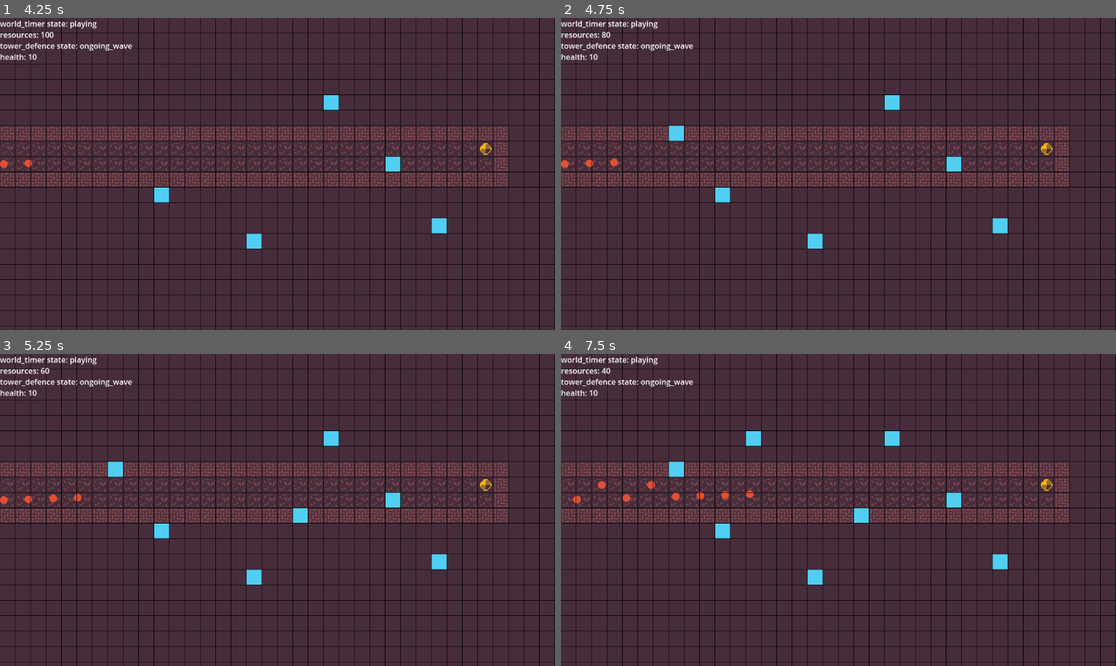
Above: before the commit, frames 1-4 (two rows, left to right).
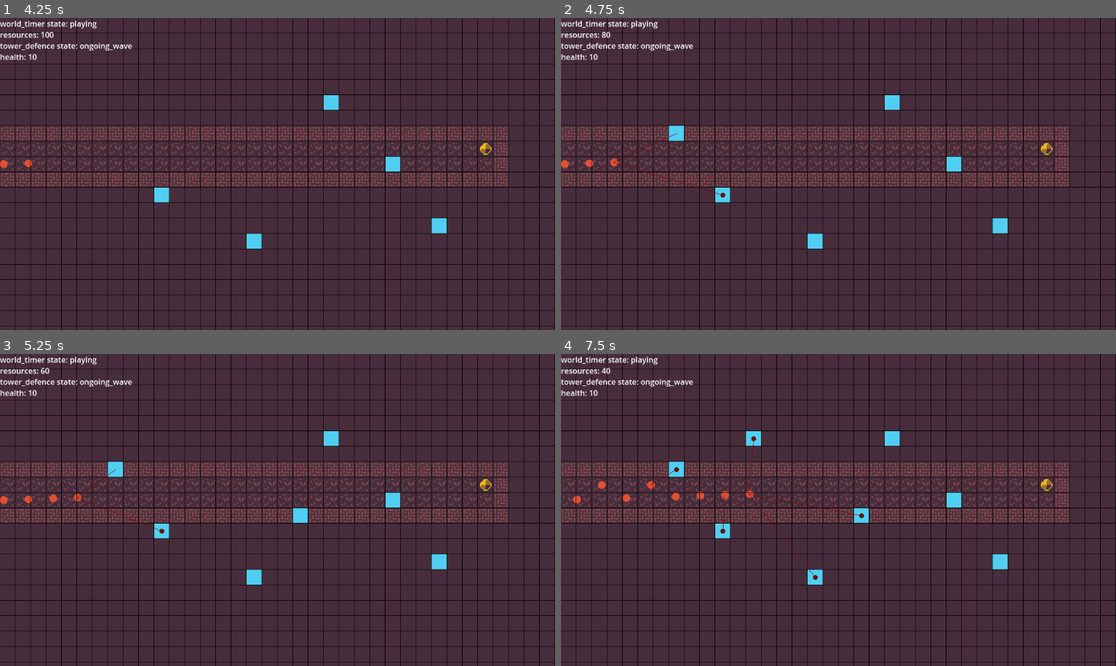
Above: after the commit, the same moments.

Repository: JeppeLindberg/Factory_tower_defence
Game: Godot game, scene res://scenes/main_scene.tscn
The game is run twice, just before and just after one commit, with the same random seed, the same clock (stepped at 60 frames per second) and the same inputs.
Inputs (mouse positions are in pixels of both pictures, inside the frame that each line leads up to):
- Up to frame 1 (4.25 s): tap Enter at 0.5, 2, 3.5 s; move the mouse to (399, 158) at 0.52 s; click (399, 158) at 0.67 s; tap Space (pause_play) at 1.25, 2.75 s; move the mouse to (166, 189) at 1.27 s; click (166, 189) at 1.42 s; move the mouse to (333, 105) at 2.02 s; click (333, 105) at 2.17 s; move the mouse to (249, 236) at 2.77 s; click (249, 236) at 2.92 s; move the mouse to (444, 220) at 3.52 s; click (444, 220) at 3.67 s
- Up to frame 2 (4.75 s): move the mouse to (672, 127) at 4.27 s; click (672, 127) at 4.42 s
- Up to frame 3 (5.25 s): move the mouse to (305, 510) at 5.02 s; click (305, 510) at 5.17 s
- Up to frame 4 (7.5 s): move the mouse to (755, 432) at 5.77 s; click (755, 432) at 5.92 s; move the mouse to (960, 494) at 6.52 s; click (960, 494) at 6.67 s; move the mouse to (727, 525) at 7.27 s; click (727, 525) at 7.42 s

Frame 1 is identical in both runs. In frame 2, less than 0.1% of the frame differs, in the area x 9-30%, y 36-58%; in frame 3, less than 0.1%; in frame 4, 0.2%, in the area x 16-55%, y 26-73%.

Commit message:
progress

Diff:
--- /dev/null
+++ b/prefabs/basic_bullet.tscn
@@ -0,0 +1,22 @@
+[gd_scene load_steps=4 format=3 uid="uid://cbei2434n8f0r"]
+
+[ext_resource type="Texture2D" uid="uid://dc54td07xf7xq" path="res://sprites/basic_round.png" id="1_23880"]
+[ext_resource type="Script" path="res://scripts/bullet.gd" id="1_y2xhi"]
+
+[sub_resource type="CircleShape2D" id="CircleShape2D_uhkbn"]
+radius = 5.38516
+
+[node name="basic_bullet" type="Area2D"]
+script = ExtResource("1_y2xhi")
+speed = 10000.0
+damage = 1.0
+
+[node name="sprite" type="Sprite2D" parent="."]
+modulate = Color(0.364706, 0.0941176, 0.0392157, 1)
+scale = Vector2(0.1, 0.1)
+texture = ExtResource("1_23880")
+
+[node name="collider" type="CollisionShape2D" parent="."]
+shape = SubResource("CircleShape2D_uhkbn")
+
+[connection signal="area_entered" from="." to="." method="_on_area_entered"]
--- a/prefabs/buildings/towers/javelin_shooter.tscn
+++ b/prefabs/buildings/towers/javelin_shooter.tscn
@@ -13,6 +13,7 @@
 
 [node name="generic_tower" type="Node2D" parent="."]
 script = ExtResource("1_bppie")
+bullet_path = "res://prefabs/basic_bullet.tscn"
 
 [node name="javelin_shooter" type="Node2D" parent="generic_tower"]
 script = ExtResource("2_lrfc8")
@@ -30,3 +31,5 @@
 
 [node name="collision" type="CollisionShape2D" parent="range"]
 shape = SubResource("CircleShape2D_60yd6")
+
+[node name="bullet_container" type="Node2D" parent="."]
--- a/scripts/buildings/generic_tower.gd
+++ b/scripts/buildings/generic_tower.gd
@@ -2,12 +2,15 @@
 
 var _scene_paths := preload("res://scripts/library/scene_paths.gd").new()
 var _groups := preload("res://scripts/library/groups.gd").new()
+
+@export var bullet_path: String
 
 var _root_node
 var _tower_specific
 var _main_scene
 var _world_timer
 var _bullet_emitter
+var _bullet_container
 var _range_area2d
 var _debug
 
@@ -22,15 +25,25 @@
 	_world_timer = get_node(_scene_paths.WORLD_TIMER)
 	_debug = get_node(_scene_paths.DEBUG)
 	_bullet_emitter = _root_node.get_node("bullet_emitter")
+	_bullet_container = _root_node.get_node("bullet_container")
 	_range_area2d = _root_node.get_node("range")
 
-	_next_shot_time = _tower_specific.shots_per_second / 1.0
+	_next_shot_time = _world_timer.seconds() + _tower_specific.shots_per_second / 1.0
 
 func _process(_delta):
 	find_target()
 
-	if _target != null:
+	if _target == null and _world_timer.seconds() > _next_shot_time:
+		# Make the next shot shoot immediately after a target is identified
+		_next_shot_time = _world_timer.seconds()
+
+	elif _target != null:
 		_debug.add_draw_line(_bullet_emitter.global_position, _target.global_position)
+
+		if _world_timer.seconds() >= _next_shot_time:
+			var charge_time = _world_timer.seconds() - _next_shot_time
+			_next_shot_time += _tower_specific.shots_per_second / 1.0
+			emit_bullet(charge_time)
 
 # Find the enemy to shoot at. Currently just the closest.
 func find_target():
@@ -47,7 +60,12 @@
 	# Find the closest enemy area
 	for i in range(1, len(enemy_areas)):
 		if global_position.distance_to(enemy_areas[i].global_position) < \
-			closest_enemy_area.global_position.distance_to(enemy_areas[i].global_position):
+			global_position.distance_to(closest_enemy_area.global_position):
 			closest_enemy_area = enemy_areas[i]
 
 	_target = closest_enemy_area.get_parent()
+
+# Shoot a bullet, and charge it with time to move it forward in time corresponding to the difference between current time and next shot time.
+func emit_bullet(charge_time):
+	var new_bullet = _main_scene.create_node(bullet_path, _bullet_container)
+	new_bullet.initialize(_bullet_emitter.global_position, _target, charge_time)
--- /dev/null
+++ b/scripts/bullet.gd
@@ -0,0 +1,26 @@
+extends Area2D
+
+var _groups := preload("res://scripts/library/groups.gd").new()
+
+@export var speed: float
+@export var damage: float
+
+var _direction
+
+
+func initialize(initial_pos, target_node, charge_time):
+	global_position = initial_pos
+	_direction = (target_node.global_position - global_position)
+	_direction = _direction / _direction.length()
+	_progress_time(charge_time)
+
+func _process(delta):
+	_progress_time(delta)
+
+func _progress_time(time):
+	var next_pos = global_position + _direction * time * speed
+	var cast = ShapeCast2D.new()
+
+func _on_area_entered(area: Area2D):
+	if area.get_parent().is_in_group(_groups.ENEMY):
+		print("enemy_hit")
--- a/scripts/debug.gd
+++ b/scripts/debug.gd
@@ -1,6 +1,7 @@
 extends Node2D
 
-var show_grid = false
+var show_grid = true
+var show_draw_lines = true
 var _debug_text_dict = {}
 
 var _map
@@ -17,6 +18,8 @@
 	for key in _debug_text_dict:
 		_debug_text.text += key + ": " + str(_debug_text_dict[key]) + "\n"
 
+	queue_redraw()
+
 func add_debug_text(indentifier, text):
 	_debug_text_dict[indentifier] = text
 
@@ -25,7 +28,7 @@
 
 # A default function where you draw debug info
 func _draw():
-	if show_grid == true:
+	if show_grid:
 		for x in range(0,100):
 			var from = Vector2.RIGHT * x * _map.cell_quadrant_size
 			var to = Vector2.RIGHT * x * _map.cell_quadrant_size + Vector2.DOWN * 10000
@@ -35,3 +38,11 @@
 			var from = Vector2.DOWN * y * _map.cell_quadrant_size
 			var to = Vector2.DOWN * y * _map.cell_quadrant_size + Vector2.RIGHT * 10000
 			draw_line(from, to, Color.BLACK)
+
+	if show_draw_lines:
+		for line in _draw_lines:
+			var from = line["pos_a"]
+			var to = line["pos_b"]
+			draw_line(from, to, line["color"])
+
+	_draw_lines = []
--- a/scripts/main_scene.gd
+++ b/scripts/main_scene.gd
@@ -12,8 +12,6 @@
 	_debug = get_node(_scene_paths.DEBUG)
 	_terrain = get_node(_scene_paths.TERRAIN)
 	_map = _terrain.get_node("map")
-
-	_debug.show_grid = true
 
 	randomize()
 
